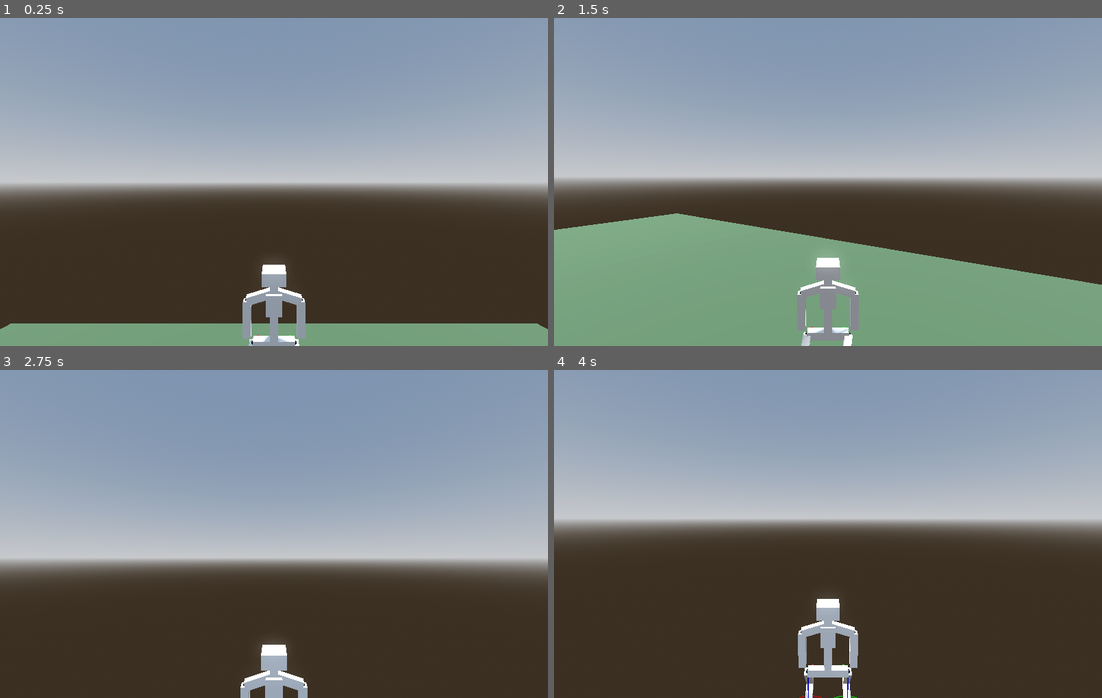
Above: before the commit, frames 1-4 (two rows, left to right).
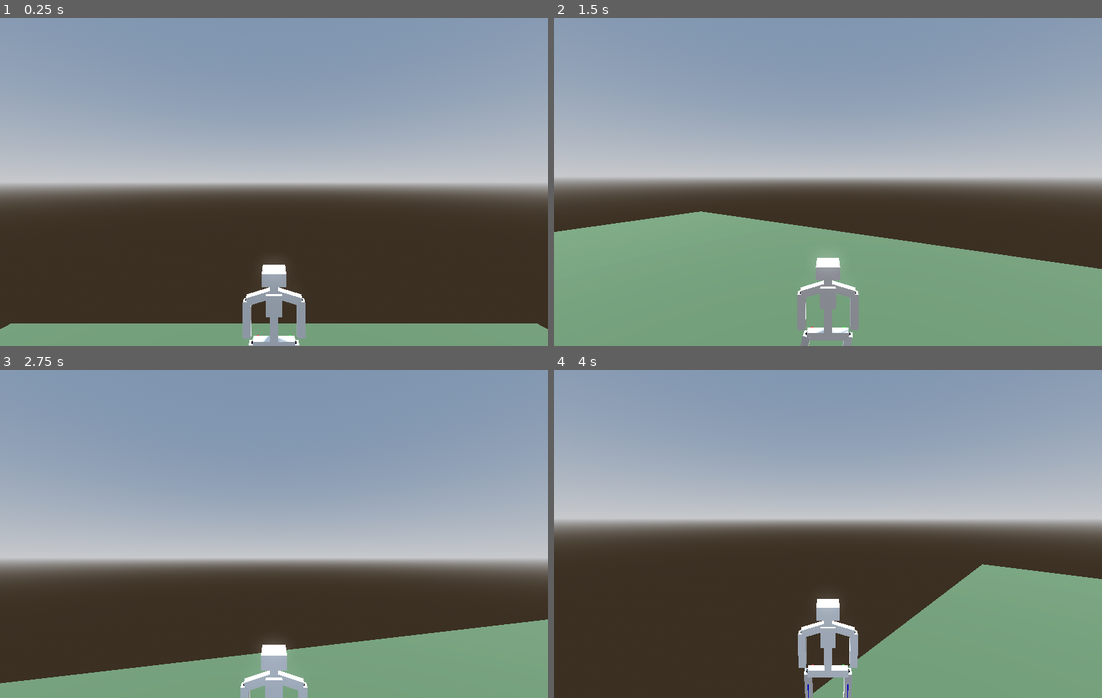
Above: after the commit, the same moments.

Repository: marcolatellafrias/character-parametric
Game: Godot game, scene res://Scenes/Demo.tscn
Same seed, same stepped clock (60 frames per second), same inputs: the game is played once before the commit and once after it.
Inputs (mouse positions are in pixels of both pictures, inside the frame that each line leads up to):
- Up to frame 1 (0.25 s): no input
- Up to frame 2 (1.5 s): move the mouse to (855, 182) at 0.52 s; hold E 0.53-1.28 s; hold W (move_forward) from 0.53 s (still down); tap Space (jump) at 0.77 s; move the mouse to (800, 182) at 1.27 s; tap Q at 1.35 s
- Up to frame 3 (2.75 s): keep holding W (move_forward); tap Space (jump) at 1.52 s; move the mouse to (284, 527) at 2.02 s; hold E from 2.03 s (still down)
- Up to frame 4 (4 s): keep holding W (move_forward); move the mouse to (822, 540) at 2.77 s; release E at 2.78 s; tap Q at 2.85 s; tap Space (jump) at 3.02, 3.77 s; move the mouse to (866, 537) at 3.52 s; hold E from 3.53 s (still down)

The runs differ from the first frame. In frame 1, less than 0.1% of the frame differs, in the area x 45-55%, y 97-100%; in frame 2, 2.7%; in frame 3, 13%; in frame 4, 15%, in the area x 44-100%, y 59-100%.

Commit message:
Descripción del cambio (por ejemplo: agregar animación de salto)

Diff:
--- a/scripts/bone_instantiator.gd
+++ b/scripts/bone_instantiator.gd
@@ -37,7 +37,7 @@
 		initialize_skeleton()
 
 #PARAMETROS DE CAMINATA
-var step_radius_walk := 0.4
+var step_radius_walk := 0.35
 var step_radius_turn := 0.2
 @export var distance_from_ground_factor := 0.7
 var distance_from_ground: float
@@ -240,9 +240,6 @@
 	right_leg_current_target = create_ik_target(right_color)
 	ik_targets.add_child(right_leg_current_target)
 
-func _physics_process(_delta: float) -> void:
-	left_leg_current_target = update_ik_raycast(left_leg_raycast,left_leg_next_target,left_leg_current_target,left_upper_leg,left_lower_leg,left_leg_pole)
-	right_leg_current_target = update_ik_raycast(right_leg_raycast,right_leg_next_target,right_leg_current_target,right_upper_leg,right_lower_leg,right_leg_pole)
 
 func create_ik_target(color: Color) -> Node3D:
 	var _ik_target = Node3D.new()
@@ -330,20 +327,57 @@
 	# Final world basis
 	return twist * align * rest_basis
 
-
-func update_ik_raycast (raycast: RayCast3D, next_target: Node3D, current_target: Node3D, upper_leg: CustomBone, lower_leg: CustomBone, pole: Node3D) -> Node3D:
+func _is_stepping(n: Node) -> bool:
+	return n.has_meta("stepping") and bool(n.get_meta("stepping"))
+
+func _mark_stepping(n: Node, stepping: bool) -> void:
+	n.set_meta("stepping", stepping)
+
+# --- Main loop (pass the opposite current_target) ---------------
+func _physics_process(_delta: float) -> void:
+	left_leg_current_target = update_ik_raycast(
+		left_leg_raycast, left_leg_next_target, left_leg_current_target,
+		left_upper_leg, left_lower_leg, left_leg_pole,
+		right_leg_current_target  # 👈 pass the opposite leg
+	)
+	right_leg_current_target = update_ik_raycast(
+		right_leg_raycast, right_leg_next_target, right_leg_current_target,
+		right_upper_leg, right_lower_leg, right_leg_pole,
+		left_leg_current_target   # 👈 pass the opposite leg
+	)
+
+# --- IK update with "opposite leg is stepping" gate -------------
+func update_ik_raycast(
+	raycast: RayCast3D, next_target: Node3D, current_target: Node3D,
+	upper_leg: CustomBone, lower_leg: CustomBone, pole: Node3D,
+	opposite_target: Node3D
+) -> Node3D:
 	raycast.force_raycast_update()
 	if raycast.is_colliding():
-		var collisionPoint : Vector3 = raycast.get_collision_point()
-		next_target.global_position = collisionPoint
-		var dist_traveled_xz := (Vector2(next_target.global_position.x,next_target.global_position.z) - Vector2(current_target.global_position.x,current_target.global_position.z) ).length_squared()
-		if(dist_traveled_xz>step_radius_walk):
-			var dist : float = current_target.global_position.distance_to(next_target.global_position)
-			var duration : float = clamp(dist / STEP_SPEED_MPS, 0.06, 0.25)
-			_tween_foot_to(current_target, current_target.global_position, collisionPoint, duration, STEP_HEIGHT)
+		var collision_point: Vector3 = raycast.get_collision_point()
+		next_target.global_position = collision_point
+
+		var dist_traveled_xz := (
+			Vector2(next_target.global_position.x, next_target.global_position.z) -
+			Vector2(current_target.global_position.x, current_target.global_position.z)
+		).length_squared()
+
+		# Only step if:
+		# 1) we exceeded the radius,
+		# 2) the opposite leg is NOT tweening,
+		# 3) this leg is NOT already tweening
+		if dist_traveled_xz > step_radius_walk \
+		and not _is_stepping(opposite_target) \
+		and not _is_stepping(current_target):
+			var dist: float = current_target.global_position.distance_to(next_target.global_position)
+			var duration: float = clamp(dist / STEP_SPEED_MPS, 0.06, 0.25)
+			_tween_foot_to(current_target, current_target.global_position, collision_point, duration, STEP_HEIGHT)
 	else:
-		_tween_foot_to(current_target, current_target.global_position, next_target.global_position, 0.0, STEP_HEIGHT)
-	solve_leg_ik(upper_leg,lower_leg,current_target.global_position,pole.global_position)
+		# Snap only if we’re not mid-step
+		if not _is_stepping(current_target):
+			_tween_foot_to(current_target, current_target.global_position, next_target.global_position, 0.0, STEP_HEIGHT)
+
+	solve_leg_ik(upper_leg, lower_leg, current_target.global_position, pole.global_position)
 	return current_target
 
 
@@ -352,21 +386,28 @@
 const STEP_HEIGHT     := 0.4     # how high the foot lifts during the step
 
 func _tween_foot_to(node: Node3D, from_pos: Vector3, to_pos: Vector3, duration: float, height: float = STEP_HEIGHT) -> void:
-	# Stop an in-flight tween for this node (if any)
+	# Kill any in-flight tween for this node
 	if node.has_meta("ik_tween"):
 		var old: Tween = node.get_meta("ik_tween")
 		if old and old.is_running():
 			old.kill()
 
+	# Instant snap: no tween, clear flags
+	if duration <= 0.0 or from_pos.is_equal_approx(to_pos):
+		node.global_position = to_pos
+		node.set_meta("ik_tween", null)
+		node.set_meta("stepping", false)
+		return
+
 	var tween := get_tree().create_tween()
-	# If this runs from _physics_process, keep the tween in physics for stability
 	tween.set_process_mode(Tween.TWEEN_PROCESS_PHYSICS)
 	node.set_meta("ik_tween", tween)
-
-	# Tween with a small vertical arc using tween_method
+	node.set_meta("stepping", true) # mark as stepping while tween runs
+
 	var from := from_pos
 	var to   := to_pos
 
+	# Tween with a small vertical arc using tween_method
 	tween.tween_method(
 		func(p: float) -> void:
 			# p goes 0..1 — lerp on XZ and add a soft arc on Y
@@ -375,5 +416,8 @@
 			node.global_position = pos
 	, 0.0, 1.0, duration).set_trans(Tween.TRANS_SINE).set_ease(Tween.EASE_OUT)
 
-	# Cleanup meta when finished (optional)
-	tween.finished.connect(func(): node.set_meta("ik_tween", null))
+	# Cleanup metas when finished
+	tween.finished.connect(func() -> void:
+		node.set_meta("ik_tween", null)
+		node.set_meta("stepping", false)
+	)
--- a/scripts/character_body_3d.gd
+++ b/scripts/character_body_3d.gd
@@ -1,6 +1,6 @@
 extends CharacterBody3D
 
-@export var speed: float = 5.0
+@export var speed: float = 3.0
 @export var acceleration: float = 8.0
 @export var jump_force: float = 4.5
 @export var gravity: float = ProjectSettings.get_setting("physics/3d/default_gravity")
